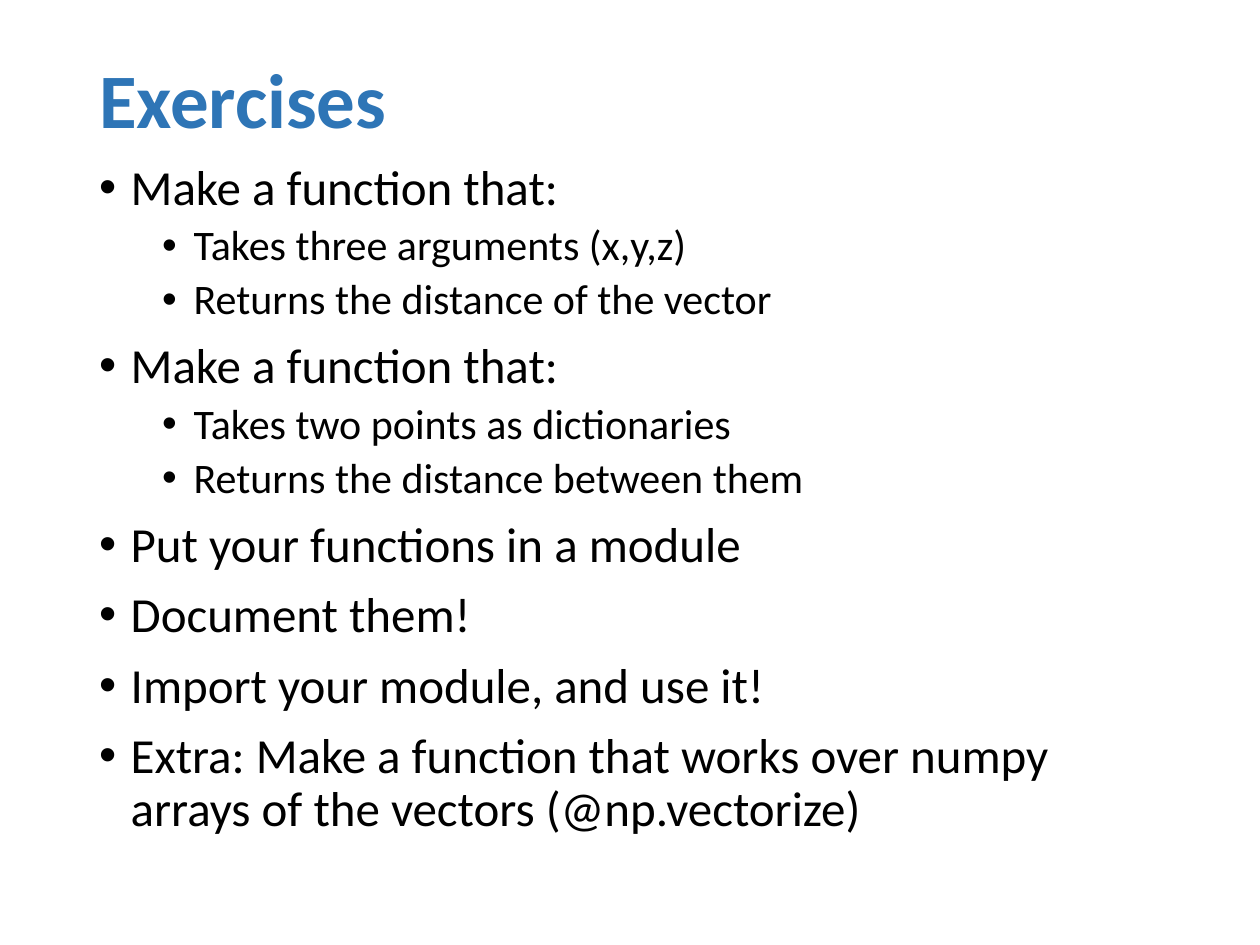
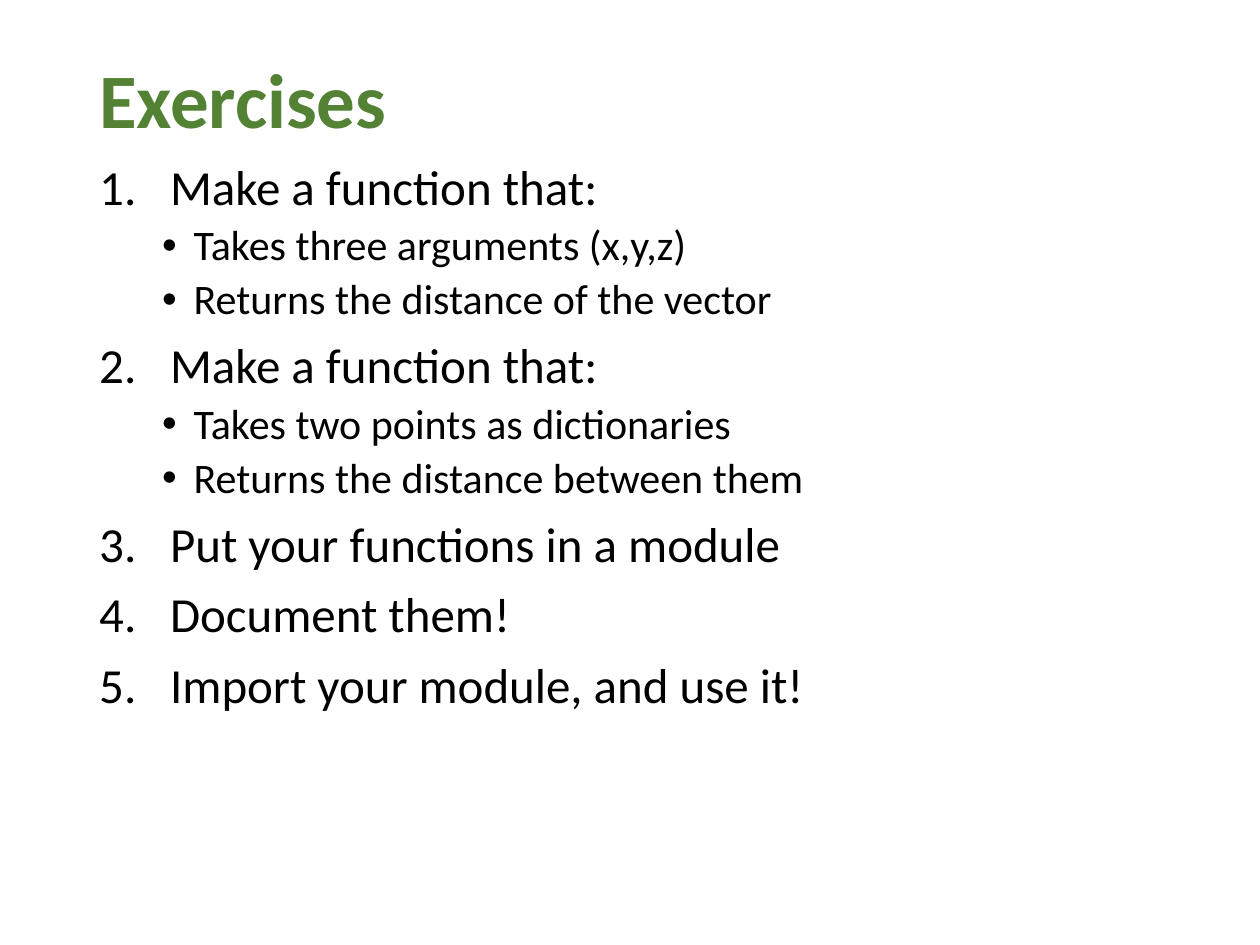
Before and after one commit to rennehan/pagsa-software-plumbing, a slide deck: slide 36 of basic_python.pptx (slide 35 before the commit). Drawn at 1260x945 pixels with LibreOffice and Linux fonts; fonts in the diff are those of the drawing. Boxes give left, top, right and bottom in pixels: in the first picture for what was removed or moved away, otherwise in the second. Text is boxed around its words. In the diff, an @@ line names an element or a change of style, - is before the commit and + after.

Commit message:
Updating the slides.

```diff
--- a/basic_python.pptx
+++ b/basic_python.pptx
@@ title "Exercises" at bbox=[99, 74, 386, 129]: text colour #2E75B6 to #548235 @@
@@ text at bbox=[170, 171, 804, 711]: bullet • to 1. @@
@@ text at bbox=[131, 739, 1048, 834]: paragraph removed @@
-• Extra: Make a function that works over numpy arrays of the vectors (@np.vectorize)
```
Also in this commit, not shown: 2 other slides changed, 4 slides added.
